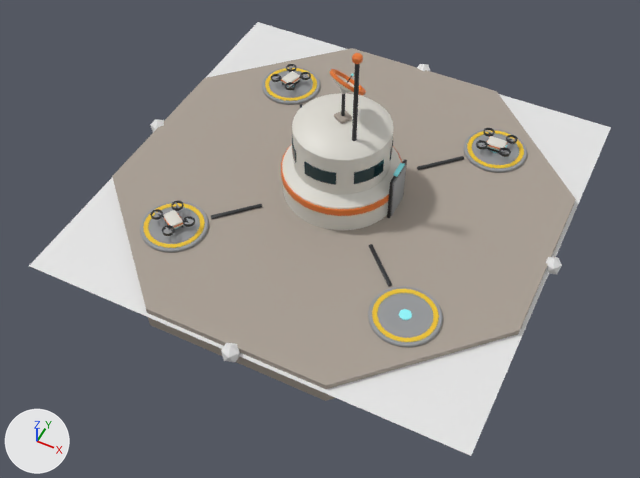
Before and after pictures for a commit that changed the glTF model res/models/placement/logistics/drone_hub_3x3.gltf.
One viewpoint serves both versions: a 50 mm camera at (3.62, -7.9, 8.72) aimed at (0.22, -1.09, 0.22). Lighting does not change. The marker at lower left points along +X, +Y and +Z. The older version comes first. Where no turn or scale is listed for an object, it has been applied to the vertices.

Before the edit, the objects in view are built like this:
```python
me_dronehub = bpy.data.meshes.new('DroneHub')
me_dronehub.from_pydata(...)  # 5424 vertices, 10532 faces; spans x -2.95..2.95, y -2.95..2.95, z -0.25..2.6
# faces by material slot: [140, 1840, 932, 312, 4288, 720, 1276, 1024]
me_dronehub.materials.append(mat_concrete)  # grey #aaa095
me_dronehub.materials.append(mat_hull_white)  # light grey #dfddd4
me_dronehub.materials.append(mat_accent_orange)  # orange #ed7c30
me_dronehub.materials.append(mat_window_dark)  # dark cyan #1d3c42
me_dronehub.materials.append(mat_frame_graphite)  # dark grey #35373a
me_dronehub.materials.append(mat_light_cyan)  # cyan #95f9ff
me_dronehub.materials.append(mat_hull_grey)  # grey #959799
me_dronehub.materials.append(mat_hazard_yellow)  # yellow #edc427
me_p_footprint = bpy.data.meshes.new('%P%Footprint')
me_p_footprint.from_pydata([(-3.0, -3.0, 0.0), (3.0, -3.0, 0.0), (3.0, 3.0, 0.0), (-3.0, 3.0, 0.0)], [], [(0, 1, 2), (0, 2, 3)])
me_p_footprint.materials.append(mat_p)  # white #e7e7e7
ob_dronehub = bpy.data.objects.new('DroneHub', me_dronehub)
ob_dronehub.location = (0.0, 0.0, 0.0)
ob_p_footprint = bpy.data.objects.new('%P%Footprint', me_p_footprint)
ob_p_footprint.location = (0.0, 0.0, 0.0)
```
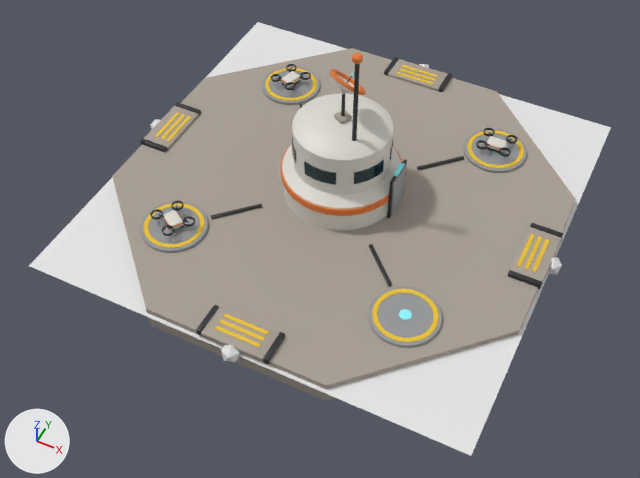
The change in detail:
Mesh me_v_anchorout_003 is new.
It has 192 vertices, 360 faces and spans x -0.49..0.49, y -2.98..-2.55, z 0.04..0.14.
Faces by material slot: [108, 216, 36].
It uses material mat_concrete (grey #aaa095).
It uses material mat_frame_graphite (dark grey #35373a).
It uses material mat_hazard_yellow (yellow #edc427).
Mesh me_v_anchorout_001 is new.
It has 192 vertices, 360 faces and spans x -2.98..-2.55, y -0.49..0.49, z 0.04..0.14.
Faces by material slot: [108, 216, 36].
It uses material mat_concrete (grey #aaa095).
It uses material mat_frame_graphite (dark grey #35373a).
It uses material mat_hazard_yellow (yellow #edc427).
Mesh me_v_anchorout_002 is new.
It has 192 vertices, 360 faces and spans x -0.49..0.49, y 2.55..2.98, z 0.04..0.14.
Faces by material slot: [108, 216, 36].
It uses material mat_concrete (grey #aaa095).
It uses material mat_frame_graphite (dark grey #35373a).
It uses material mat_hazard_yellow (yellow #edc427).
Mesh me_v_anchorout is new.
It has 192 vertices, 360 faces and spans x 2.55..2.98, y -0.49..0.49, z 0.04..0.14.
Faces by material slot: [108, 216, 36].
It uses material mat_concrete (grey #aaa095).
It uses material mat_frame_graphite (dark grey #35373a).
It uses material mat_hazard_yellow (yellow #edc427).
Object '%V%AnchorOut.003+' (ob_v_anchorout_003) is new; it shows me_v_anchorout_003.
Its location is (0.0, 0.0, 0.0).
Object '%V%AnchorOut.001+' (ob_v_anchorout_001) is new; it shows me_v_anchorout_001.
Its location is (0.0, 0.0, 0.0).
Object '%V%AnchorOut.002+' (ob_v_anchorout_002) is new; it shows me_v_anchorout_002.
Its location is (0.0, 0.0, 0.0).
Object '%V%AnchorOut+' (ob_v_anchorout) is new; it shows me_v_anchorout.
Its location is (0.0, 0.0, 0.0).

What differs and where, as boxes [x1, y1, x2, y2] in the pictures (640 x 478 px):
'%V%AnchorOut.003+', added: after [196, 305, 285, 364]
    faces in mat_concrete (grey #aaa095): [201, 307, 280, 361]
    faces in mat_hazard_yellow (yellow #edc427): [215, 313, 269, 347]
    faces in mat_frame_graphite (dark grey #35373a): [196, 305, 285, 364]
'%V%AnchorOut+', added: after [508, 223, 563, 289]
    faces in mat_concrete (grey #aaa095): [510, 227, 561, 283]
    faces in mat_hazard_yellow (yellow #edc427): [517, 234, 550, 272]
    faces in mat_frame_graphite (dark grey #35373a): [508, 223, 563, 289]
'%V%AnchorOut.001+', added: after [140, 102, 201, 152]
    faces in mat_concrete (grey #aaa095): [143, 106, 199, 149]
    faces in mat_hazard_yellow (yellow #edc427): [155, 112, 191, 141]
    faces in mat_frame_graphite (dark grey #35373a): [140, 102, 201, 152]
'%V%AnchorOut.002+', added: after [384, 57, 452, 92]
    faces in mat_concrete (grey #aaa095): [388, 59, 448, 91]
    faces in mat_hazard_yellow (yellow #edc427): [396, 65, 438, 85]
    faces in mat_frame_graphite (dark grey #35373a): [384, 57, 452, 92]
